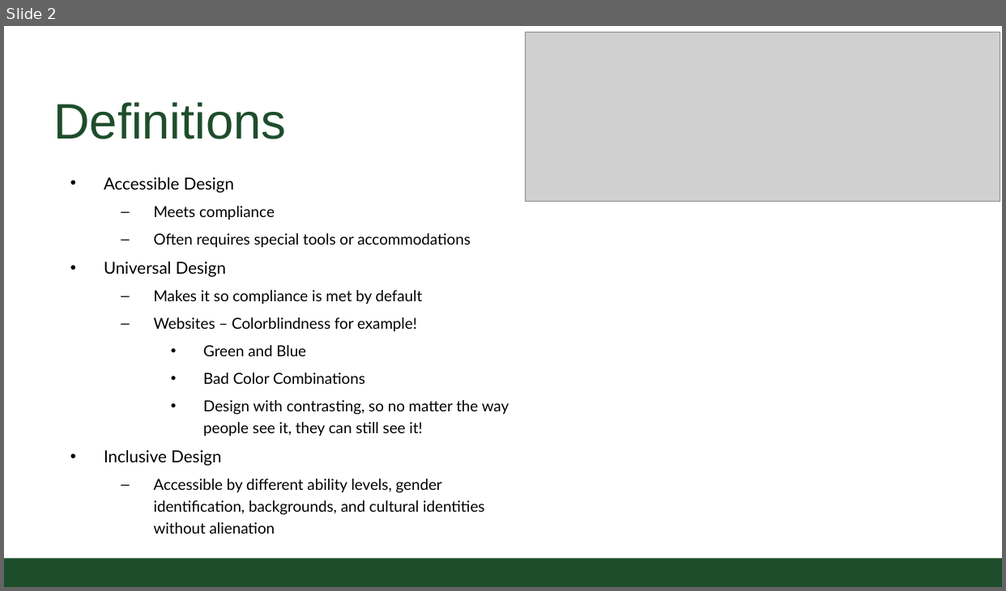
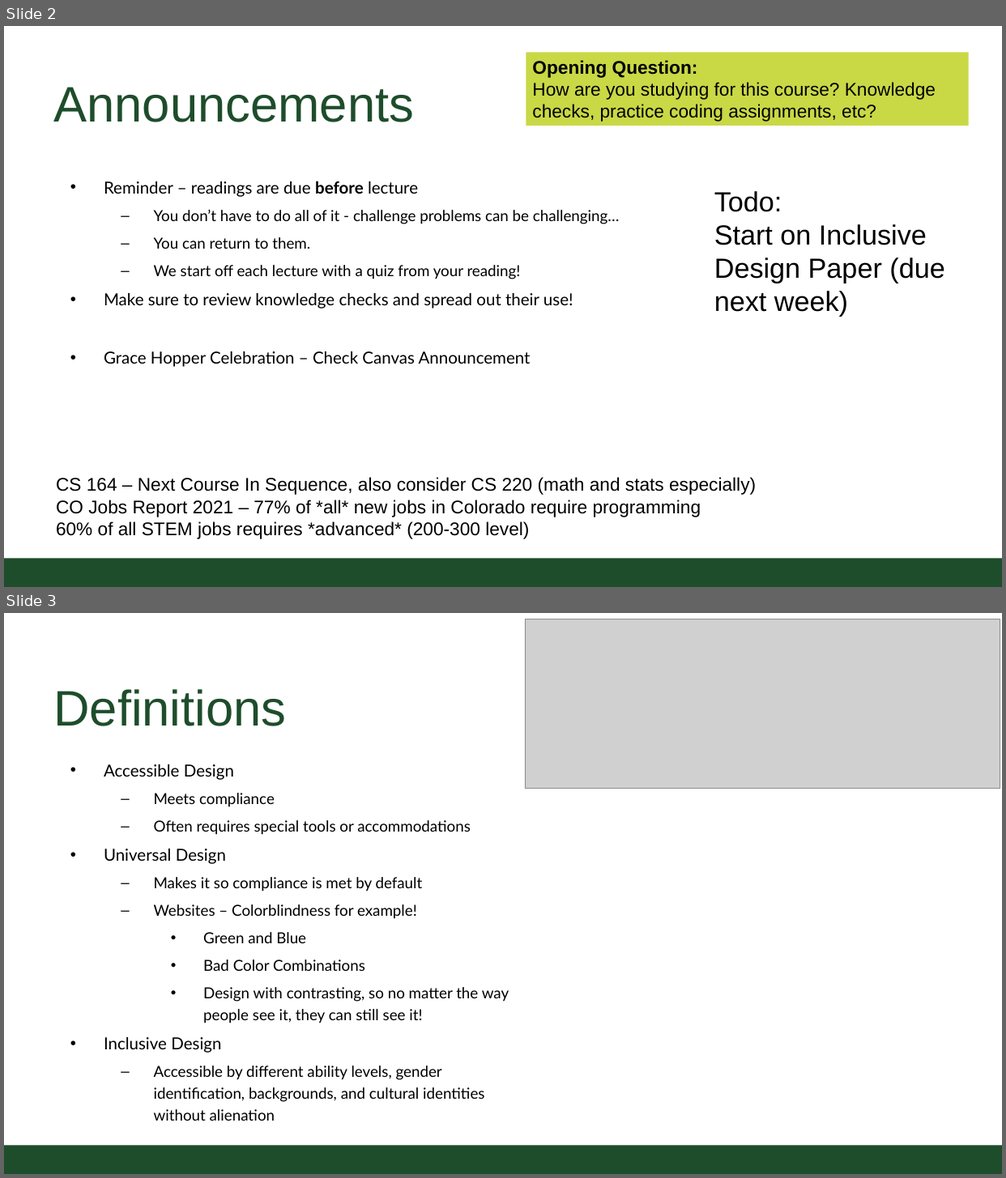
Before and after one commit to CSU-CS150B/handouts, a slide deck: Slides/On-Campus/06_01_ListsAndLoops.pptx. Shown one above the other, each under a label of ours: slide 2 before the commit, slides 2 and 3 after it. The pictures are 1006x591 and 1006x1178 pixels, drawn with LibreOffice and Linux fonts; fonts in the diff are those of the drawing; grey boxes stand for pictures; background and template pictures are left out. Boxes give left, top, right and bottom in pixels: in the first picture for what was removed or moved away, otherwise in the second. Text is boxed around its words. In the diff, an @@ line names an element or a change of style, - is before the commit and + after.

Commit message:
added announcements.

```diff
--- a/Slides/On-Campus/06_01_ListsAndLoops.pptx
+++ b/Slides/On-Campus/06_01_ListsAndLoops.pptx
@@ slide 2 added at (4,26,1002,587), background #FFFFFF; not listed: 1 template element that a slide beside it also shows @@
@@ rectangle added at (526,53,968,126), fill #C9D845, 20 pt, text #000000 @@
+Opening Question:
+How are you studying for this course? Knowledge checks, practice coding assignments, etc?
@@ title added at (53,87,414,122), 54.4 pt, text #1E4D2B @@
+Announcements
@@ text added at (104,181,620,367), 18.1 pt, text #000000 @@
+• Reminder – readings are due before lecture
+  – You don’t have to do all of it - challenge problems can be challenging…
+  – You can return to them.
+  – We start off each lecture with a quiz from your reading!
+• Make sure to review knowledge checks and spread out their use!
+• Grace Hopper Celebration – Check Canvas Announcement
@@ text added at (714,191,944,317), 30.2 pt, text #000000 @@
+Todo:
+Start on Inclusive Design Paper (due next week)
@@ text added at (56,477,756,540), 20 pt, text #000000 @@
+CS 164 – Next Course In Sequence, also consider CS 220 (math and stats especially)
+CO Jobs Report 2021 – 77% of *all* new jobs in Colorado require programming
+60% of all STEM jobs requires *advanced* (200-300 level)
@@ what was slide 2 is now slide 3 @@
```
